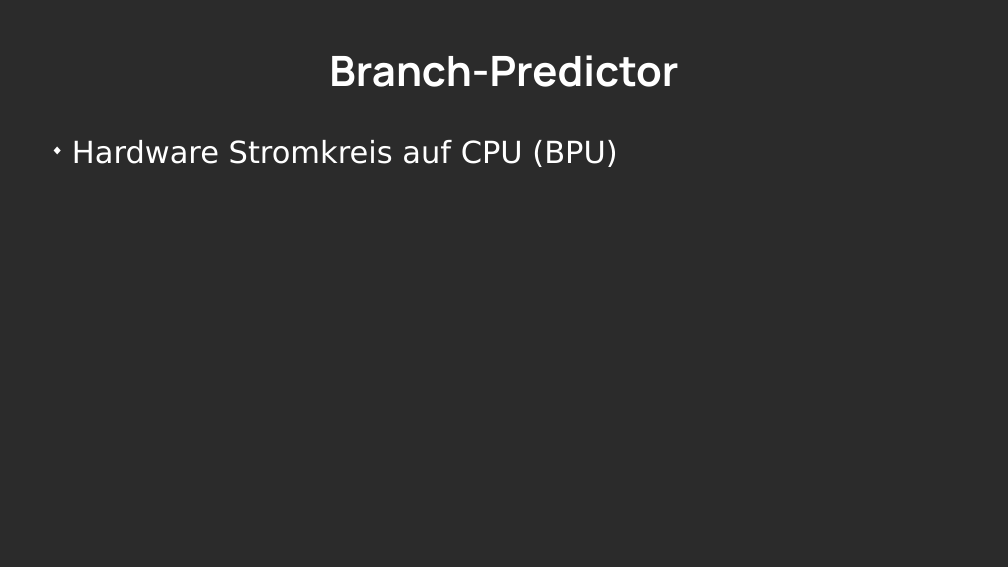
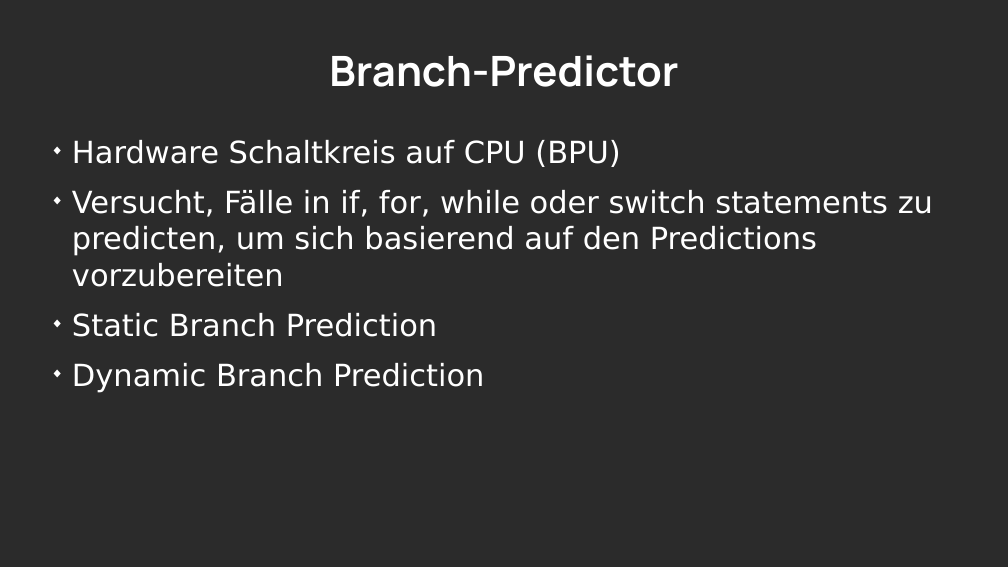
Before and after one commit to LordDreadfight/infpresentation, a slide deck: slide 11 of infCompilers.odp (slide 17 before the commit). Drawn at 1008x567 pixels with LibreOffice and Linux fonts; fonts in the diff are those of the drawing; background and template pictures are left out; a plain dark background stands for a picture behind light text. Boxes give left, top, right and bottom in pixels: in the first picture for what was removed or moved away, otherwise in the second. Text is boxed around its words. In the diff, an @@ line names an element or a change of style, - is before the commit and + after.

```diff
--- a/infCompilers.odp
+++ b/infCompilers.odp
@@ text at <box>72,140,933,392</box>: text changed @@
-◆ Hardware Stromkreis auf CPU (BPU)
+◆ Hardware Schaltkreis auf CPU (BPU)
+◆ Versucht, Fälle in if, for, while oder switch statements zu predicten, um sich basierend auf den Predictions vorzubereiten
+◆ Static Branch Prediction
+◆ Dynamic Branch Prediction
```
Also in this commit, not shown: 4 other slides changed, 15 slides added, 9 slides removed, 5 other files.
